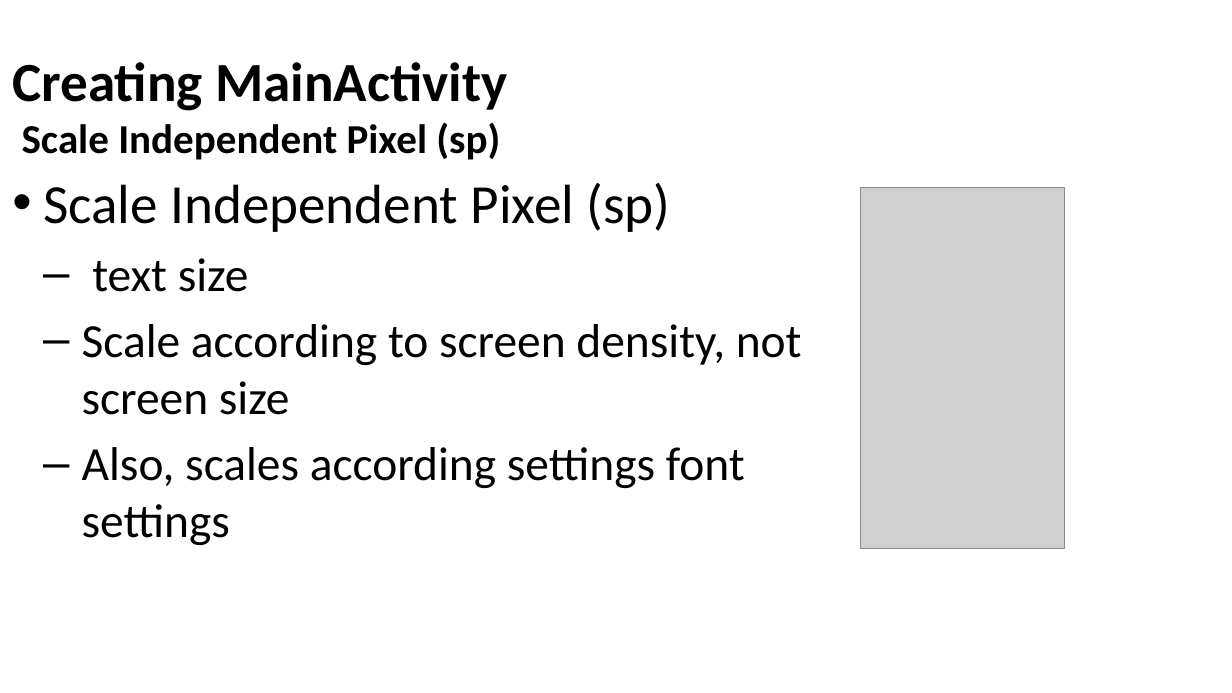
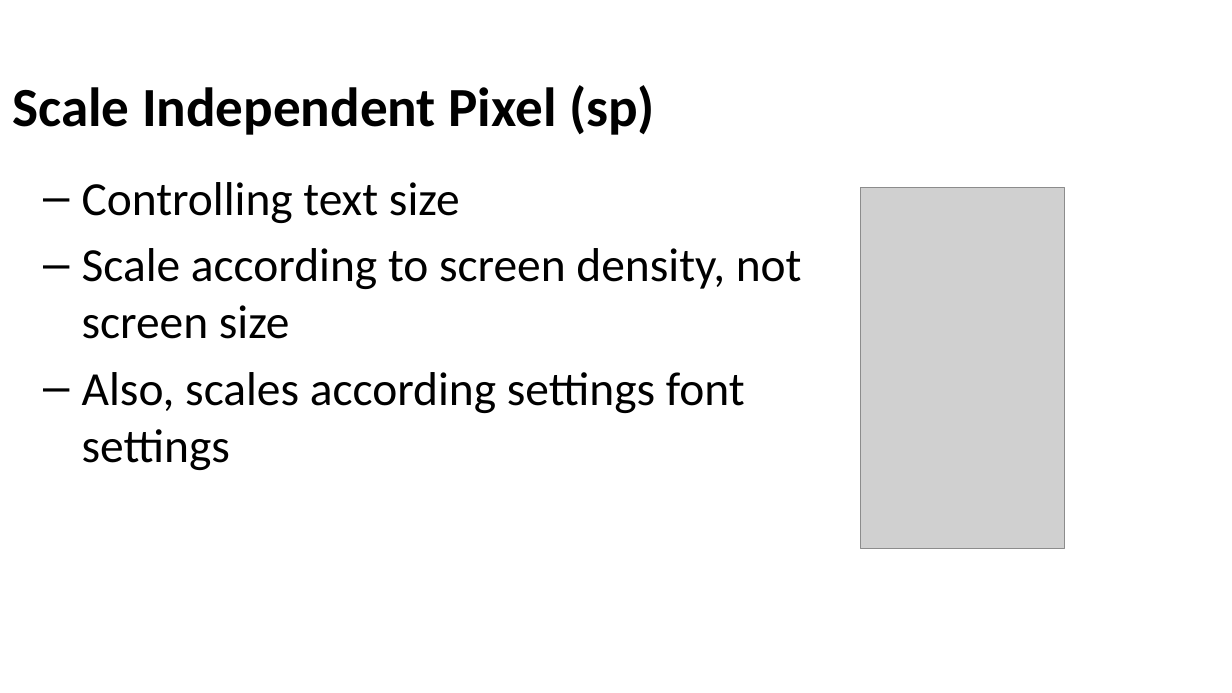
Before and after one commit to Batch-xx/Android-Lunch-Learn, a slide deck: slide 36 of slides/Android Studio_Activities_Fragments.pptx (slide 30 before the commit). Drawn at 1232x693 pixels with LibreOffice and Linux fonts; fonts in the diff are those of the drawing; grey boxes stand for pictures; background and template pictures are left out. Boxes give left, top, right and bottom in pixels: in the first picture for what was removed or moved away, otherwise in the second. Text is boxed around its words. In the diff, an @@ line names an element or a change of style, - is before the commit and + after.

```diff
--- a/slides/Android Studio_Activities_Fragments.pptx
+++ b/slides/Android Studio_Activities_Fragments.pptx
@@ title at bbox=[12, 85, 655, 135]: text changed; size 32 to 43 pt @@
-Creating MainActivity
-Scale Independent Pixel (sp)
+Scale Independent Pixel (sp)
@@ text at bbox=[82, 182, 460, 223]: text changed; size 43 to 37 pt @@
-• Scale Independent Pixel (sp)
-  – text size
+  – Controlling text size
```
Also in this commit, not shown: 12 other slides changed, 7 slides added, 8 slides removed, 3 other files.
